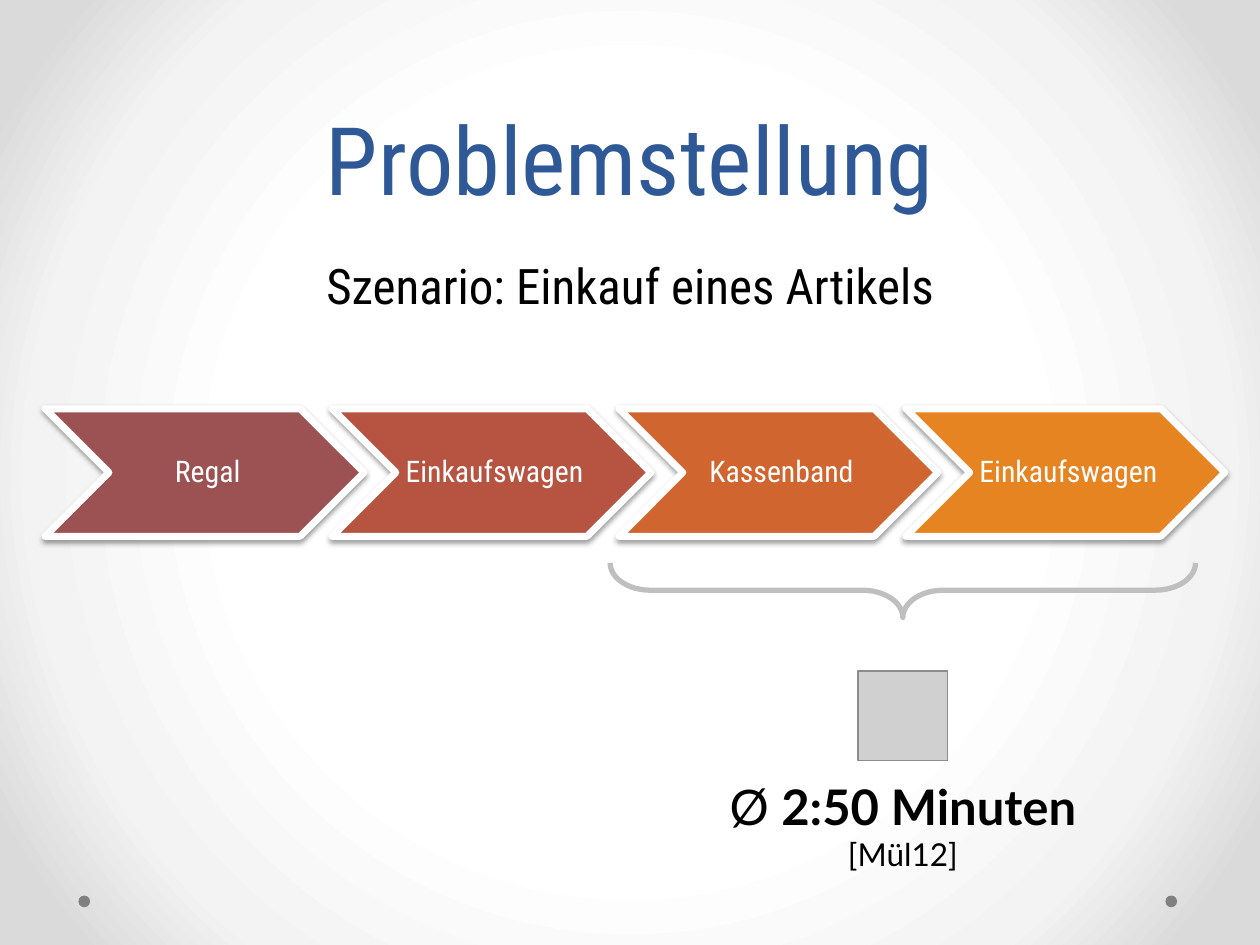
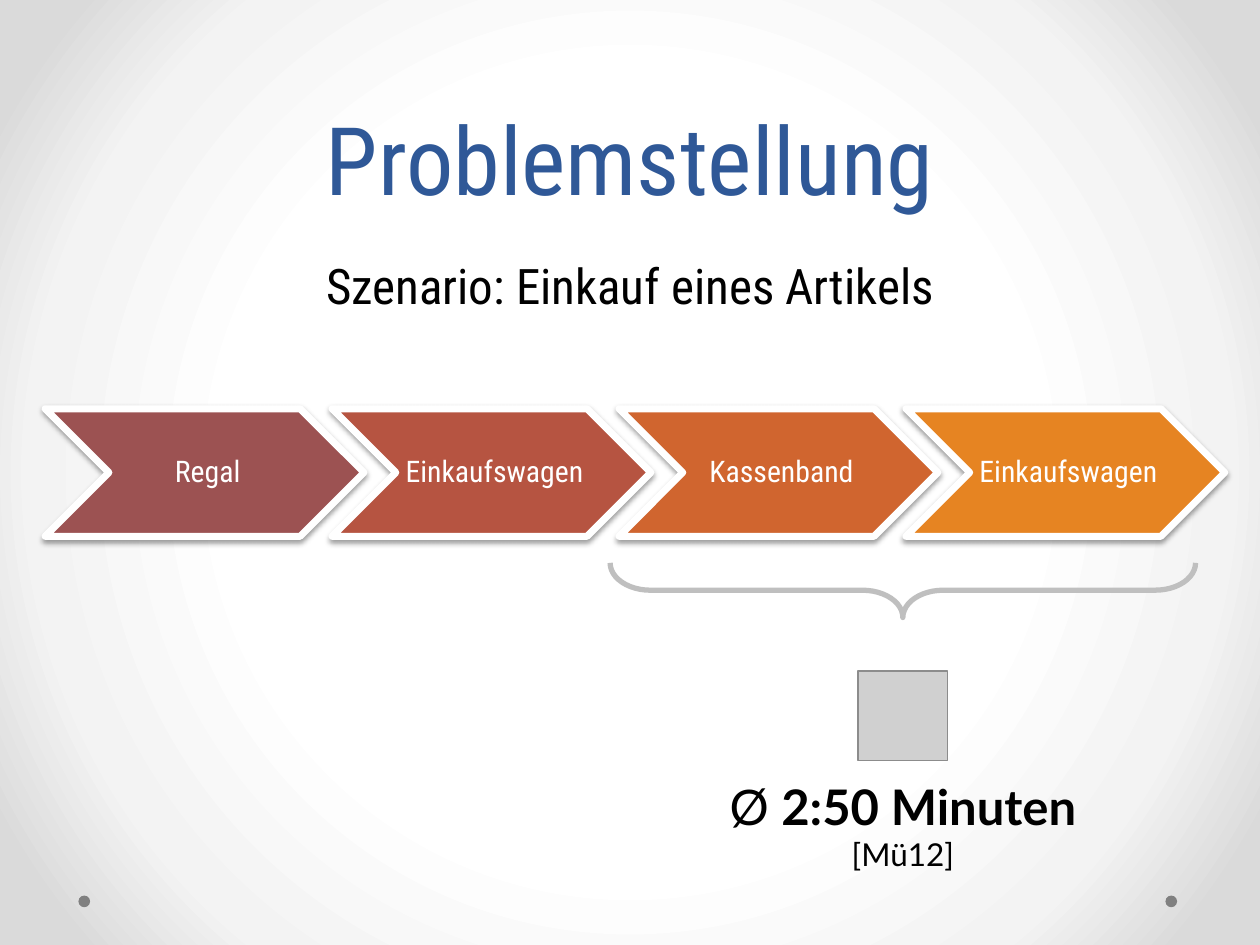
Before and after one commit to ss-proto/PA2, a slide deck: slide 3 of presentation/ss-proto.pptx. Drawn at 1260x945 pixels with LibreOffice and Linux fonts; fonts in the diff are those of the drawing; grey boxes stand for pictures. Boxes give left, top, right and bottom in pixels: in the first picture for what was removed or moved away, otherwise in the second. Text is boxed around its words. In the diff, an @@ line names an element or a change of style, - is before the commit and + after.

```diff
--- a/presentation/ss-proto.pptx
+++ b/presentation/ss-proto.pptx
@@ text at bbox=[852, 842, 954, 871]: text changed @@
-[Mül12]
+[Mü12]
```
Also in this commit, not shown: 3 other slides changed, 30 slides added, 5 other files.
